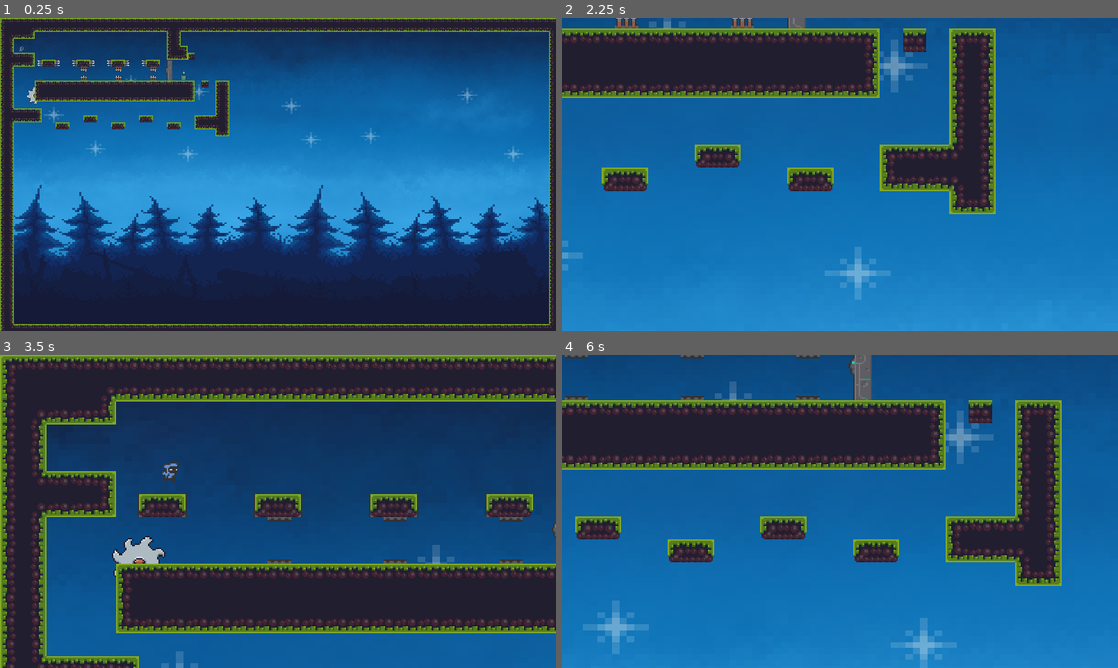
Above: before the commit, frames 1-4 (two rows, left to right).
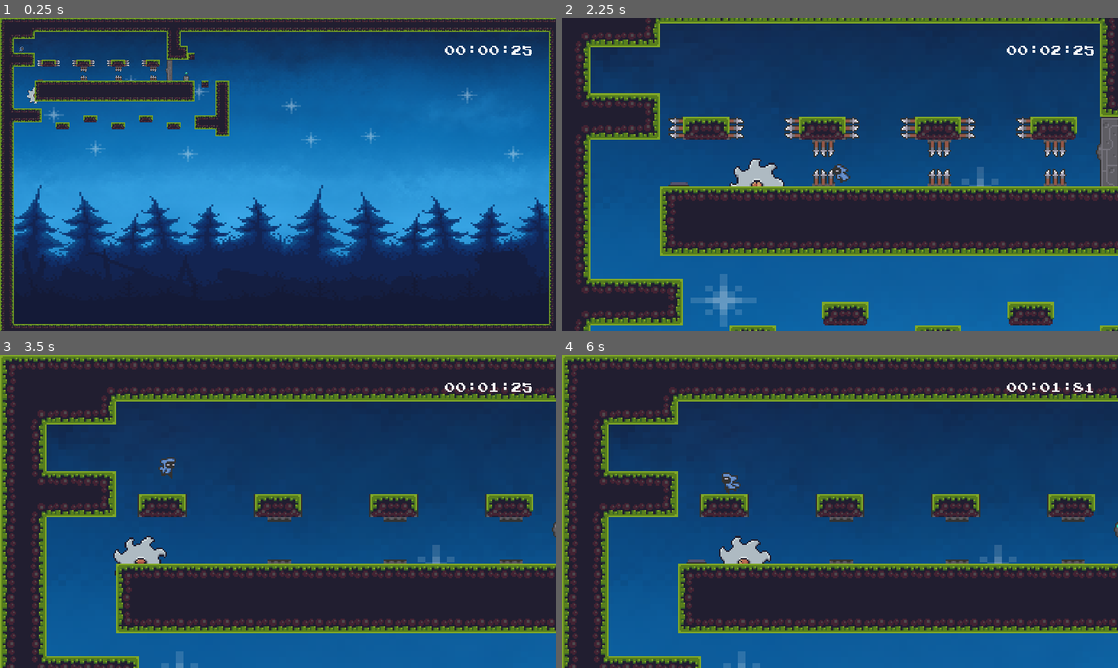
Above: after the commit, the same moments.

Repository: carder46/Platformer
Game: Godot game, scene res://World.tscn
The game is run twice, just before and just after one commit, with the same random seed, the same clock (stepped at 60 frames per second) and the same inputs.
Inputs:
- Up to frame 1 (0.25 s): no input
- Up to frame 2 (2.25 s): hold D (right) 0.53-2.03 s; tap Z (zoom) at 0.6, 1.35, 2.1 s; tap Space (jump) at 0.77, 1.52 s; hold A (left) from 2.03 s (still down)
- Up to frame 3 (3.5 s): release A (left) at 2.78 s; hold D (right) from 2.78 s (still down); tap Z (zoom) at 2.85 s; tap Space (jump) at 3.02 s
- Up to frame 4 (6 s): tap Z (zoom) every 0.75 s from 3.6 to 5.85 s; tap Space (jump) at 3.77, 4.52 s; tap R (reset) at 4.15 s; release D (right) at 4.28 s; hold A (left) 4.28-5.03 s; hold D (right) 5.03-5.78 s; tap Enter at 5.75 s; hold A (left) from 5.78 s (still down)

The runs differ from the first frame. In frame 1, 0.2% of the frame differs, in the area x 32-96%, y 8-20%; in frame 2, 99%, in the area x 0-100%, y 0-100%; in frame 3, 0.5%; in frame 4, 98%.

Commit message:
Day i forgot

Diff:
--- a/Camera2D.gd
+++ b/Camera2D.gd
@@ -5,6 +5,9 @@
 var center = Vector2.ZERO
 func _ready():
 	center = get_viewport_rect().size/2
+	target = owner.get_node("Player")
+	position = target.global_position
+	zoom = Vector2(.3,.3)
 
 func _process(delta):
 	if Input.is_action_just_pressed("zoom"):
@@ -16,8 +19,10 @@
 			zoomed = true
 
 	if zoomed:
-		zoom = Vector2(0.3,0.3)
 		position = target.global_position
+		zoom = Vector2(.3,.3)
+#		zoom = Vector2(0.3,0.3)
+#		position = target.global_position
 
 	else:
 		zoom = Vector2(1,1)
--- a/Scenes/Player.gd
+++ b/Scenes/Player.gd
@@ -73,3 +73,10 @@
 	#set gravity
 	velocity.y += gravity * delta
 	velocity = move_and_slide(velocity, Vector2.UP)
+
+
+
+func _on_DeathZone_area_entered(area):
+	if area.is_in_group("Deadly"):
+		if GameStats.check_reset() == false:
+			global_position = GameStats.get_spawn().global_position
--- a/Scenes/Player.tscn
+++ b/Scenes/Player.tscn
@@ -2,10 +2,6 @@
 
 [ext_resource path="res://Sprites/hero/herochar_spritesheet(new).png" type="Texture" id=1]
 [ext_resource path="res://Scenes/Player.gd" type="Script" id=2]
-
-[sub_resource type="CapsuleShape2D" id=10]
-radius = 5.5
-height = 4.0
 
 [sub_resource type="Animation" id=2]
 resource_name = "Idle"
@@ -140,6 +136,10 @@
 "values": [ 72, 73, 74 ]
 }
 
+[sub_resource type="CapsuleShape2D" id=10]
+radius = 4.0
+height = 6.0
+
 [node name="Player" type="KinematicBody2D"]
 script = ExtResource( 2 )
 
@@ -149,9 +149,8 @@
 vframes = 15
 frame = 40
 
-[node name="CollisionShape2D" type="CollisionShape2D" parent="."]
-position = Vector2( -0.5, 0.5 )
-shape = SubResource( 10 )
+[node name="CollisionPolygon2D" type="CollisionPolygon2D" parent="."]
+polygon = PoolVector2Array( 2, 8, -4, 8, -4, 6, -4, -5, -2, -6, -1, -6, 3, -6, 3, 4, 3, 7 )
 
 [node name="AnimationPlayer" type="AnimationPlayer" parent="."]
 anims/Idle = SubResource( 2 )
@@ -162,3 +161,10 @@
 anims/jump = SubResource( 7 )
 anims/pushing = SubResource( 8 )
 anims/roll = SubResource( 9 )
+
+[node name="DeathZone" type="Area2D" parent="."]
+
+[node name="CollisionShape2D" type="CollisionShape2D" parent="DeathZone"]
+shape = SubResource( 10 )
+
+[connection signal="area_entered" from="DeathZone" to="." method="_on_DeathZone_area_entered"]
--- a/Scenes/SpinningBlade.gd
+++ b/Scenes/SpinningBlade.gd
@@ -1,14 +1,6 @@
 extends Node2D
 export (int) var follow_speed = 50
 
-func _ready():
-	$AnimationPlayer.play("Spin")
 
 func _process(delta):
 	$Path2D/PathFollow2D.offset += follow_speed * delta
-
-func _on_Area2D_body_entered(body):
-	if body.is_in_group("Player"):
-		print("player dead")
-		if GameStats.check_reset() == false:
-			body.global_position = GameStats.get_spawn().global_position
--- a/Scenes/SpinningBlade.tscn
+++ b/Scenes/SpinningBlade.tscn
@@ -46,7 +46,8 @@
 [node name="SpinningBlade" type="Node2D"]
 script = ExtResource( 2 )
 
-[node name="AnimationPlayer" type="AnimationPlayer" parent="."]
+[node name="AnimationPlayer" type="AnimationPlayer" parent="." groups=["Deadly"]]
+autoplay = "Spin"
 playback_speed = -3.0
 anims/RESET = SubResource( 1 )
 anims/Spin = SubResource( 2 )
--- a/Scenes/SwingingTrap.tscn
+++ b/Scenes/SwingingTrap.tscn
@@ -1,7 +1,6 @@
-[gd_scene load_steps=5 format=2]
+[gd_scene load_steps=4 format=2]
 
 [ext_resource path="res://Sprites/random/trap_suspended_anim_strip_18.png" type="Texture" id=1]
-[ext_resource path="res://SwingingTrap.gd" type="Script" id=2]
 
 [sub_resource type="Animation" id=1]
 length = 0.001
@@ -31,20 +30,18 @@
 }
 
 [node name="SwingingTrap" type="Node2D"]
-script = ExtResource( 2 )
 
 [node name="Sprite" type="Sprite" parent="."]
 position = Vector2( 0, 16 )
 texture = ExtResource( 1 )
 hframes = 18
 
-[node name="Area2D" type="Area2D" parent="."]
+[node name="Area2D" type="Area2D" parent="." groups=["Deadly"]]
 
 [node name="CollisionPolygon2D" type="CollisionPolygon2D" parent="Area2D"]
 polygon = PoolVector2Array( -3, 15, -7, 15, -7, 16, -8, 16, -8, 17, -10, 17, -10, 18, -11, 18, -11, 19, -12, 19, -12, 2 …(807 unchanged characters)…
 
 [node name="AnimationPlayer" type="AnimationPlayer" parent="."]
+autoplay = "Swing"
 anims/RESET = SubResource( 1 )
 anims/Swing = SubResource( 2 )
-
-[connection signal="body_entered" from="Area2D" to="." method="_on_Area2D_body_entered"]
--- a/Scripts/game_stats.gd
+++ b/Scripts/game_stats.gd
@@ -19,3 +19,19 @@
 
 func get_spawn():
 	return current_spawn
+
+func get_time():
+	var current_time = OS.get_ticks_msec() - game_start_time
+	var minutes = current_time/1000/60
+	var seconds = current_time/1000%60
+	var msec = current_time%1000/10
+	if minutes < 10:
+			minutes = "0"+str(minutes)
+	if seconds < 10:
+			seconds = "0"+str(seconds)
+	if msec < 10:
+		if msec == 0:
+			msec = "00"
+		else:
+			msec = "0" + str(msec)
+	return str(minutes)+":"+str(seconds)+":"+str(msec)
--- a/SpikeTrap.tscn
+++ b/SpikeTrap.tscn
@@ -1,7 +1,6 @@
-[gd_scene load_steps=6 format=2]
+[gd_scene load_steps=5 format=2]
 
 [ext_resource path="res://Sprites/random/trap_spikes_anim_strip_7.png" type="Texture" id=1]
-[ext_resource path="res://SpikeTrap.gd" type="Script" id=2]
 
 [sub_resource type="RectangleShape2D" id=1]
 extents = Vector2( 8, 8 )
@@ -62,8 +61,7 @@
 "values": [ true, false, true ]
 }
 
-[node name="SpikeTrap" type="Area2D"]
-script = ExtResource( 2 )
+[node name="SpikeTrap" type="Area2D" groups=["Deadly"]]
 
 [node name="CollisionShape2D" type="CollisionShape2D" parent="."]
 shape = SubResource( 1 )
@@ -74,6 +72,7 @@
 frame = 1
 
 [node name="AnimationPlayer" type="AnimationPlayer" parent="."]
+autoplay = "Spikes"
 anims/RESET = SubResource( 2 )
 anims/Spikes = SubResource( 3 )
 
--- a/World.gd
+++ b/World.gd
@@ -8,3 +8,4 @@
 
 	if Input.is_action_just_pressed("reset"):
 		GameStats.reset()
+	$CanvasLayer/Control/Label.text = GameStats.get_time()
--- a/World.tscn
+++ b/World.tscn
@@ -10,6 +10,7 @@
 [ext_resource path="res://World.gd" type="Script" id=8]
 [ext_resource path="res://Sprites/The Midnight Background.png" type="Texture" id=9]
 [ext_resource path="res://Scenes/SavePoint.tscn" type="PackedScene" id=10]
+[ext_resource path="res://joystix monospace.ttf" type="DynamicFontData" id=11]
 
 [sub_resource type="ConvexPolygonShape2D" id=3]
 points = PoolVector2Array( 0, 0, 16, 0, 16, 16, 0, 16 )
@@ -239,6 +240,10 @@
 } ]
 2/z_index = 0
 
+[sub_resource type="DynamicFont" id=23]
+size = 31
+font_data = ExtResource( 11 )
+
 [node name="World" type="Node2D"]
 script = ExtResource( 8 )
 
@@ -257,11 +262,7 @@
 limit_top = 0
 limit_right = 1280
 limit_bottom = 720
-smoothing_enabled = true
 script = ExtResource( 3 )
-
-[node name="SavePoint" parent="Camera2D" instance=ExtResource( 10 )]
-position = Vector2( -217, -227 )
 
 [node name="SwingingTrap2" parent="." instance=ExtResource( 4 )]
 position = Vector2( -40, 59 )
@@ -330,6 +331,24 @@
 format = 1
 tile_data = PoolIntArray( 0, 1, 0, 1, 1, 131076, 2, 1, 131076, 3, 1, 1, 4, 1, 131076, 5, 1, 131076, 6, 1, 131076, 7, 1, …(10420 unchanged characters)…
 
+[node name="CanvasLayer" type="CanvasLayer" parent="."]
+
+[node name="Control" type="Control" parent="CanvasLayer"]
+margin_right = 40.0
+margin_bottom = 40.0
+
+[node name="Label" type="Label" parent="CanvasLayer/Control"]
+margin_left = 1022.0
+margin_top = 55.0
+margin_right = 1230.0
+margin_bottom = 93.0
+rect_rotation = 0.0613522
+custom_fonts/font = SubResource( 23 )
+text = "00:00:00"
+
+[node name="SavePoint" parent="." instance=ExtResource( 10 )]
+position = Vector2( 429, 134 )
+
 [editable path="SpikeTrap10"]
 [editable path="SpikeTrap11"]
 [editable path="DoorandButton"]
Not shown: 1 places in World.tscn that only renumber resources
Binary file added: joystix monospace.ttf
